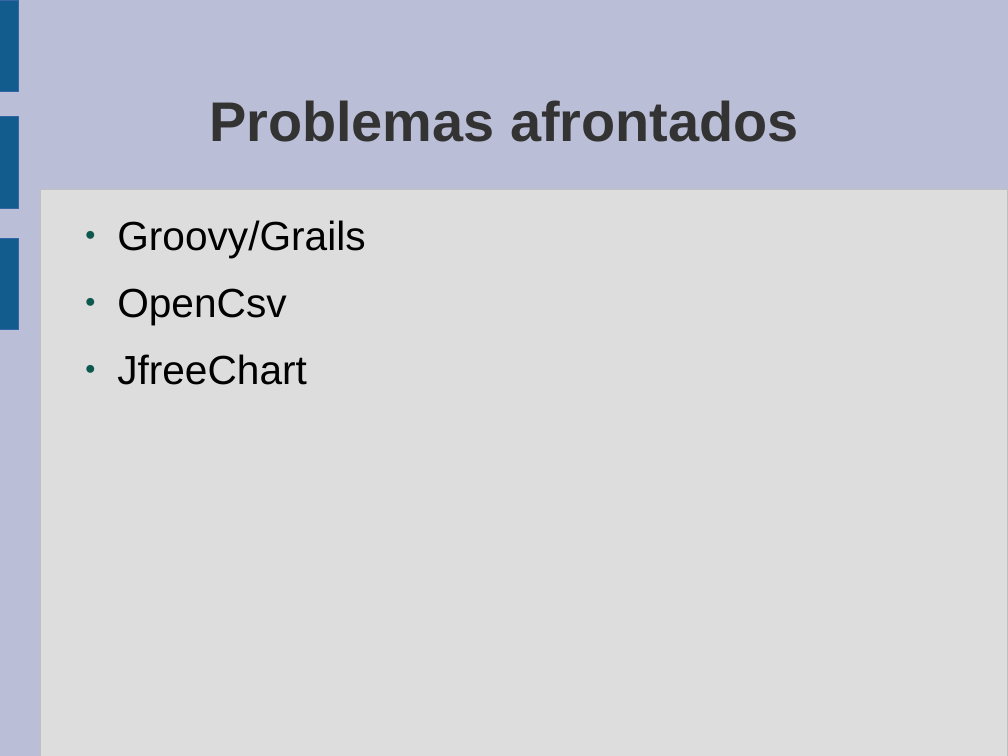
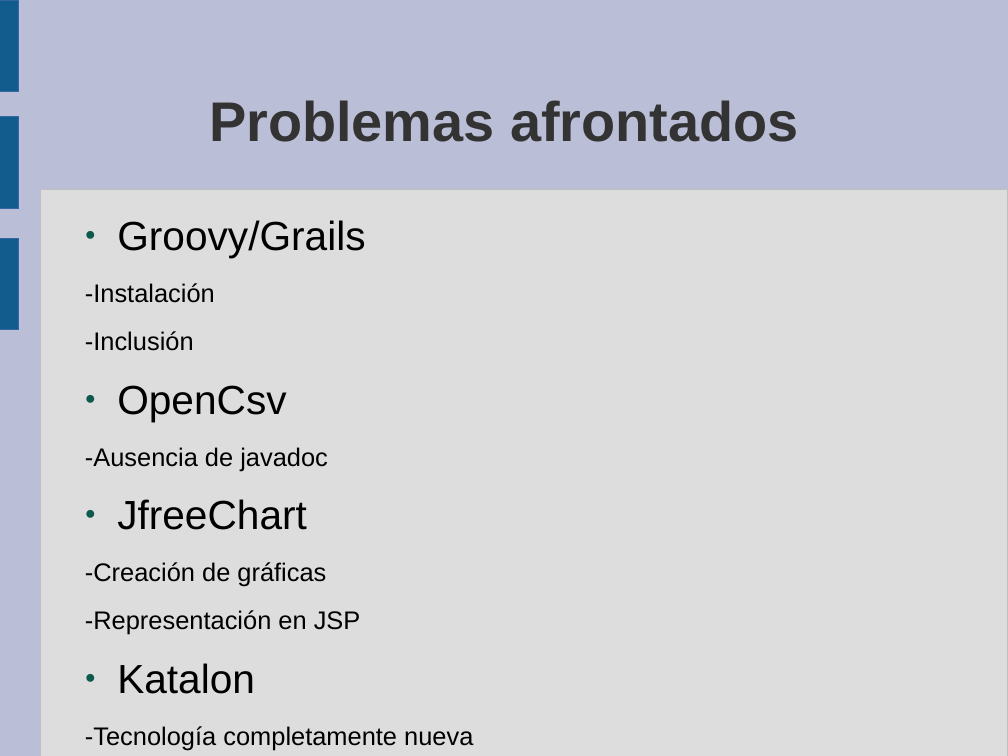
Before and after one commit to silva93x/PI_CovidDataIlustration, a slide deck: slide 5 of Documents/presentacion.odp (slide 4 before the commit). Drawn at 1008x756 pixels with LibreOffice and Linux fonts; fonts in the diff are those of the drawing. Boxes give left, top, right and bottom in pixels: in the first picture for what was removed or moved away, otherwise in the second. Text is boxed around its words. In the diff, an @@ line names an element or a change of style, - is before the commit and + after.

```diff
--- a/Documents/presentacion.odp
+++ b/Documents/presentacion.odp
@@ text at box(85, 283, 215, 351): paragraphs added @@
+-Instalación
+-Inclusión
@@ text at box(85, 447, 328, 471): paragraph added @@
+-Ausencia de javadoc
@@ text at box(85, 562, 473, 750): paragraphs added @@
+-Creación de gráficas
+-Representación en JSP
+● Katalon
+-Tecnología completamente nueva
```
Also in this commit, not shown: 4 other slides changed, 1 slide added, 4 other files.
